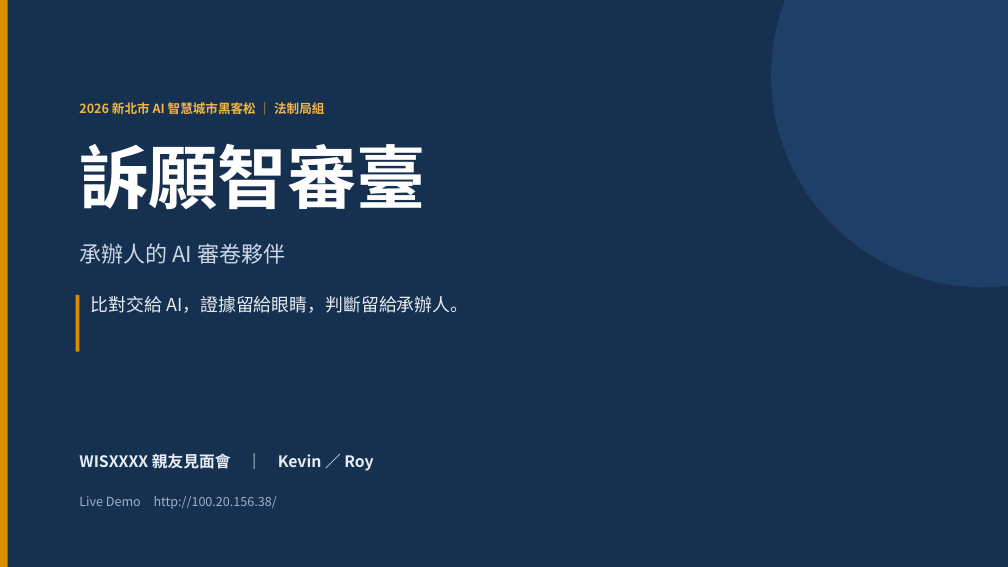
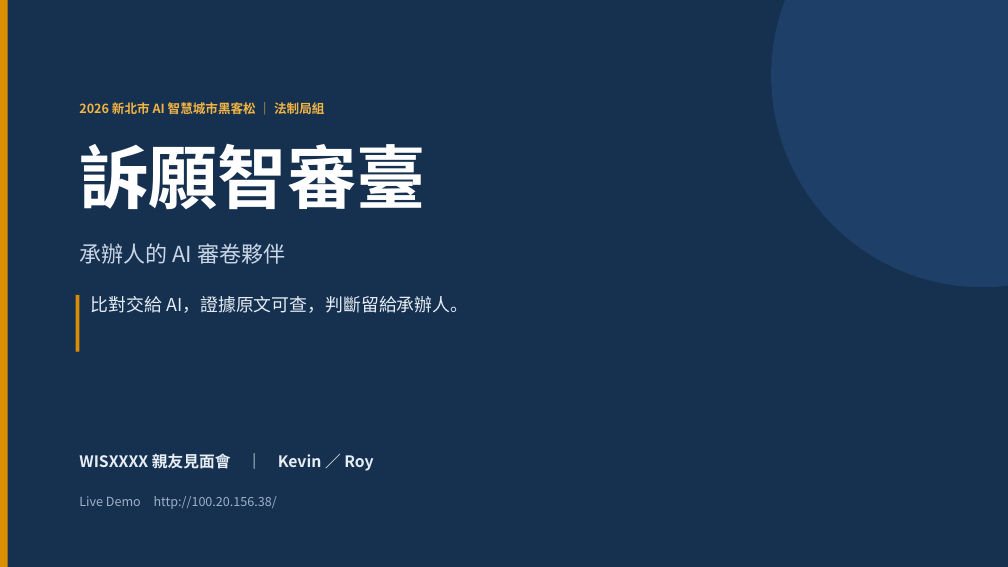
Before and after one commit to KevinMursh/hackathon_wisxxxx, a slide deck: slide 1 of docs/提案/提案簡報-訴願智審臺.pptx. Drawn at 1008x567 pixels with LibreOffice and Linux fonts; fonts in the diff are those of the drawing. Boxes give left, top, right and bottom in pixels: in the first picture for what was removed or moved away, otherwise in the second. Text is boxed around its words. In the diff, an @@ line names an element or a change of style, - is before the commit and + after.

```diff
--- a/docs/提案/提案簡報-訴願智審臺.pptx
+++ b/docs/提案/提案簡報-訴願智審臺.pptx
@@ text at box(91, 296, 468, 313): text changed @@
-比對交給 AI，證據留給眼睛，判斷留給承辦人。
+比對交給 AI，證據原文可查，判斷留給承辦人。
```
Also in this commit, not shown: 3 other files.
